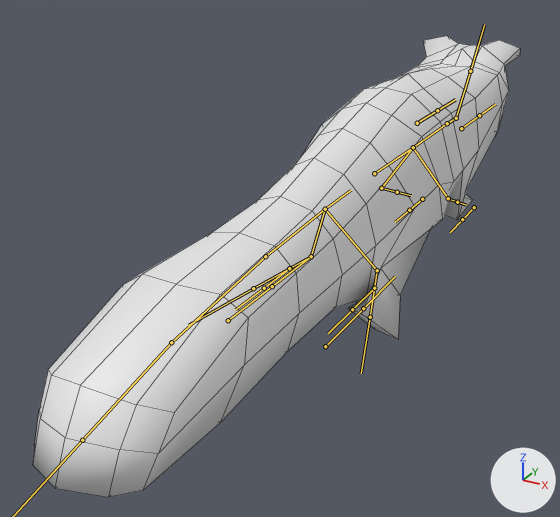
Two versions of the FBX model Assets/Characters/ferret.fbx, one commit apart.
One viewpoint serves both versions: a 50 mm camera at (5.99, -18.03, 7.81) aimed at (-1.06, -5.22, 1.41). The lights are fixed; the arrows at lower right show +X, +Y and +Z. Both versions are drawn at frame 13 of the action 'Armature|Walk'; the numbers are the values there. The bones that bend it are drawn over the model as lines. Mesh edges are drawn as thin lines.

The first picture shows 'Character'.
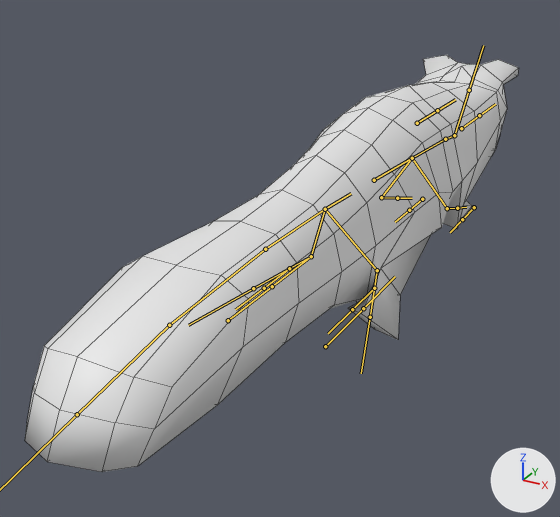
Patch to the scene script:
```diff
--- a/Assets/Characters/ferret.fbx.py
+++ b/Assets/Characters/ferret.fbx.py
@@ bone_spine4 @@
 bone_spine4 = bpy.data.objects['Armature'].pose.bones['Spine4']
-bone_spine4.rotation_quaternion = (1.0, 0.0, 0.0, 0.0)  # degrees (0, 0, 0)
+bone_spine4.rotation_quaternion = (1.0, 0.0, 0.0, 0.029)  # degrees (0, 0, 3)
@@ bone_shoulder_r @@
 bone_shoulder_r = bpy.data.objects['Armature'].pose.bones['Shoulder.R']  # child of 'Spine5'
-bone_shoulder_r.rotation_quaternion = (0.933, -0.054, 0.141, -0.327)  # degrees (-11, 13, -40)
+bone_shoulder_r.rotation_quaternion = (0.922, -0.058, 0.152, -0.351)  # degrees (-13, 14, -43)
@@ bone_arm_r @@
 bone_arm_r = bpy.data.objects['Armature'].pose.bones['Arm.R']  # child of 'Shoulder.R'
-bone_arm_r.rotation_quaternion = (0.488, 0.269, 0.772, -0.307)  # degrees (32, 113, -17)
+bone_arm_r.rotation_quaternion = (0.477, 0.283, 0.765, -0.329)  # degrees (35, 114, -17)
@@ bone_shoulder_l @@
 bone_shoulder_l = bpy.data.objects['Armature'].pose.bones['Shoulder.L']  # child of 'Spine5'
-bone_shoulder_l.rotation_quaternion = (0.933, -0.02, -0.193, 0.303)  # degrees (-10, -20, 38)
+bone_shoulder_l.rotation_quaternion = (0.922, -0.02, -0.208, 0.327)  # degrees (-11, -22, 41)
@@ bone_arm_l @@
 bone_arm_l = bpy.data.objects['Armature'].pose.bones['Arm.L']  # child of 'Shoulder.L'
-bone_arm_l.rotation_quaternion = (0.496, 0.204, -0.772, 0.34)  # degrees (49, -115, -3)
+bone_arm_l.rotation_quaternion = (0.482, 0.217, -0.768, 0.362)  # degrees (52, -116, -2)
```

Location of each change, [x1, y1, x2, y2] in pixels of the pictures (560 x 517 px):
'Character', posed (10% shorter)
    before: [33, 36, 520, 497]
    after: [25, 55, 518, 472]
bone 'Spine4', root to tip
    before: (325, 209) to (351, 190)
    after: (325, 209) to (351, 193)
bone 'Shoulder.R', root to tip
    before: (413, 147) to (448, 198)
    after: (412, 158) to (447, 208)
bone 'Arm.R', root to tip
    before: (448, 198) to (457, 202)
    after: (447, 208) to (457, 208)
bone 'Shoulder.L', root to tip
    before: (413, 147) to (381, 188)
    after: (412, 158) to (381, 197)
bone 'Arm.L', root to tip
    before: (381, 188) to (397, 192)
    after: (381, 197) to (397, 198)
